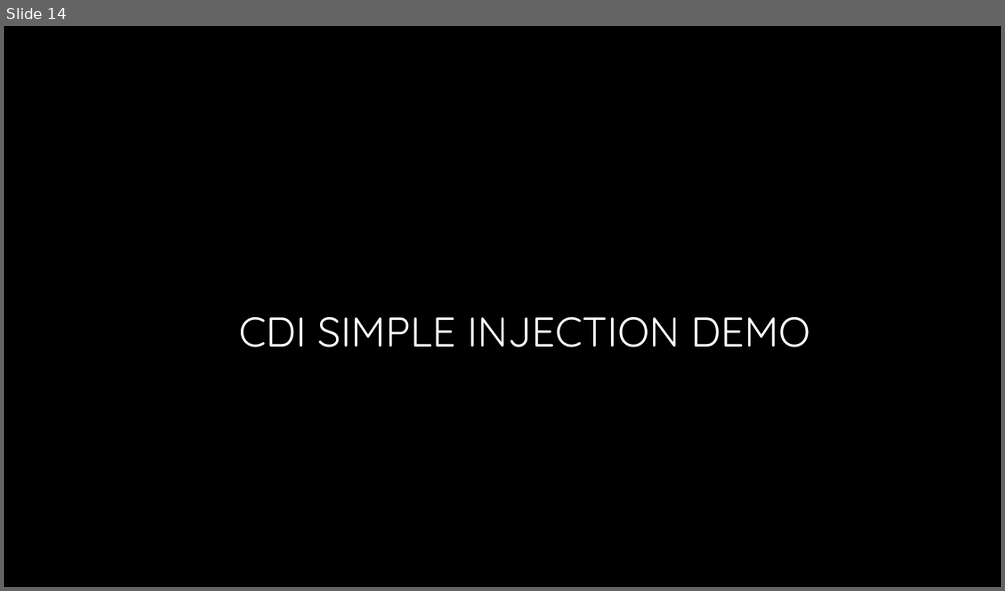
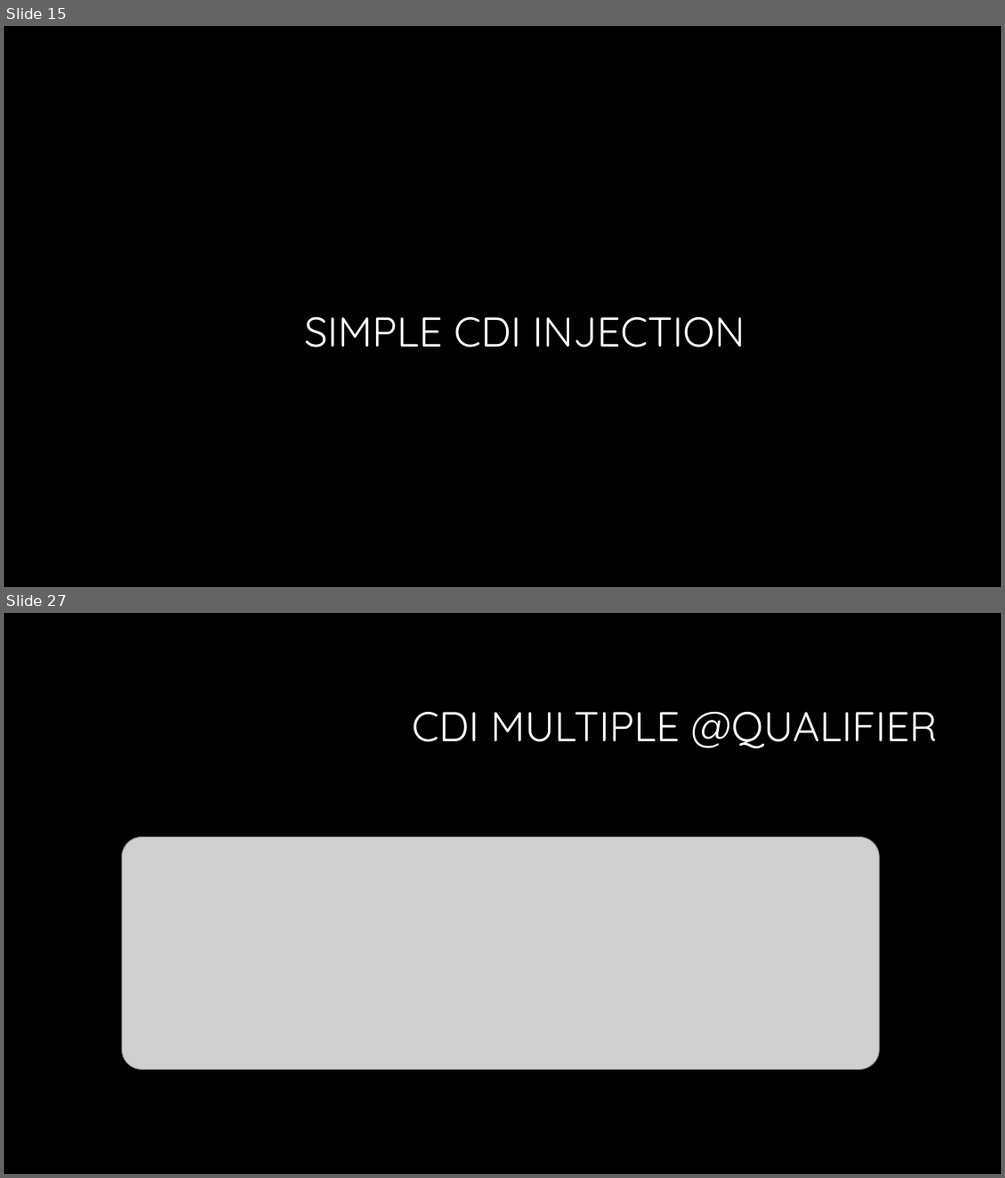
Before and after one commit to Crypto93/CDI_overview, a slide deck: CDI_overview_presentation.pptx. Shown one above the other, each under a label of ours: slide 14 before the commit, slides 15 and 27 after it; the slides between them are not shown. The pictures are 1005x591 and 1005x1178 pixels, drawn with LibreOffice and Linux fonts; fonts in the diff are those of the drawing; grey boxes stand for pictures; background and template pictures are left out. Boxes give left, top, right and bottom in pixels: in the first picture for what was removed or moved away, otherwise in the second. Text is boxed around its words. In the diff, an @@ line names an element or a change of style, - is before the commit and + after.

```diff
--- a/CDI_overview_presentation.pptx
+++ b/CDI_overview_presentation.pptx
@@ slide 27 added at (4, 613, 1001, 1174), background #000000 @@
@@ title added at (412, 712, 938, 748), 40 pt, text #FFFFFF @@
+CDI MULTIPLE @QUALIFIER
@@ picture added at (122, 836, 880, 1070) @@
@@ what was slide 14 is now slide 15 @@
@@ slide 15 changed as well @@
@@ title at (304, 317, 745, 347): text changed @@
-CDI SIMPLE INJECTION DEMO
+SIMPLE CDI INJECTION
```
Also in this commit, not shown: 27 other slides added.
